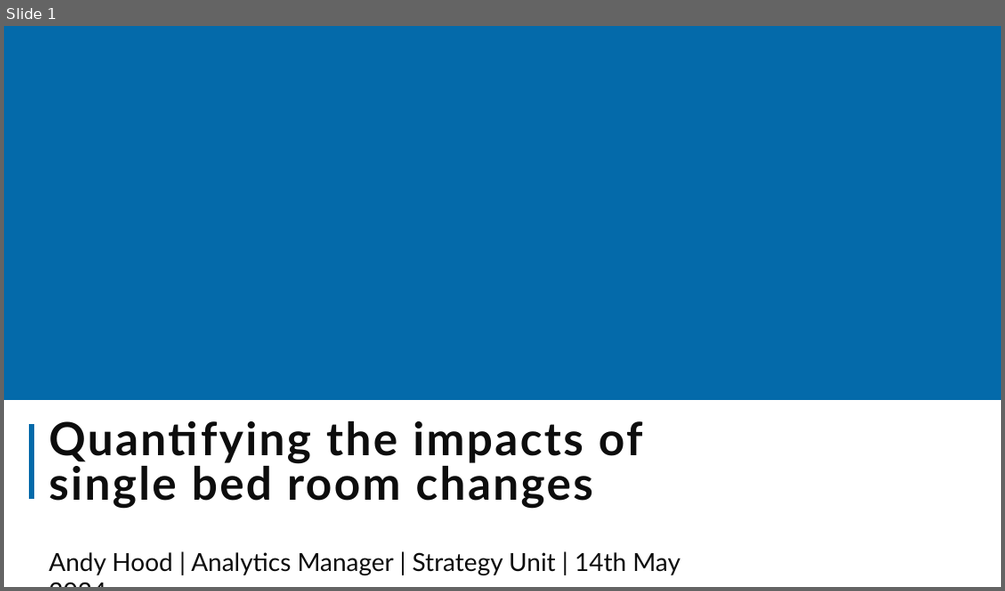
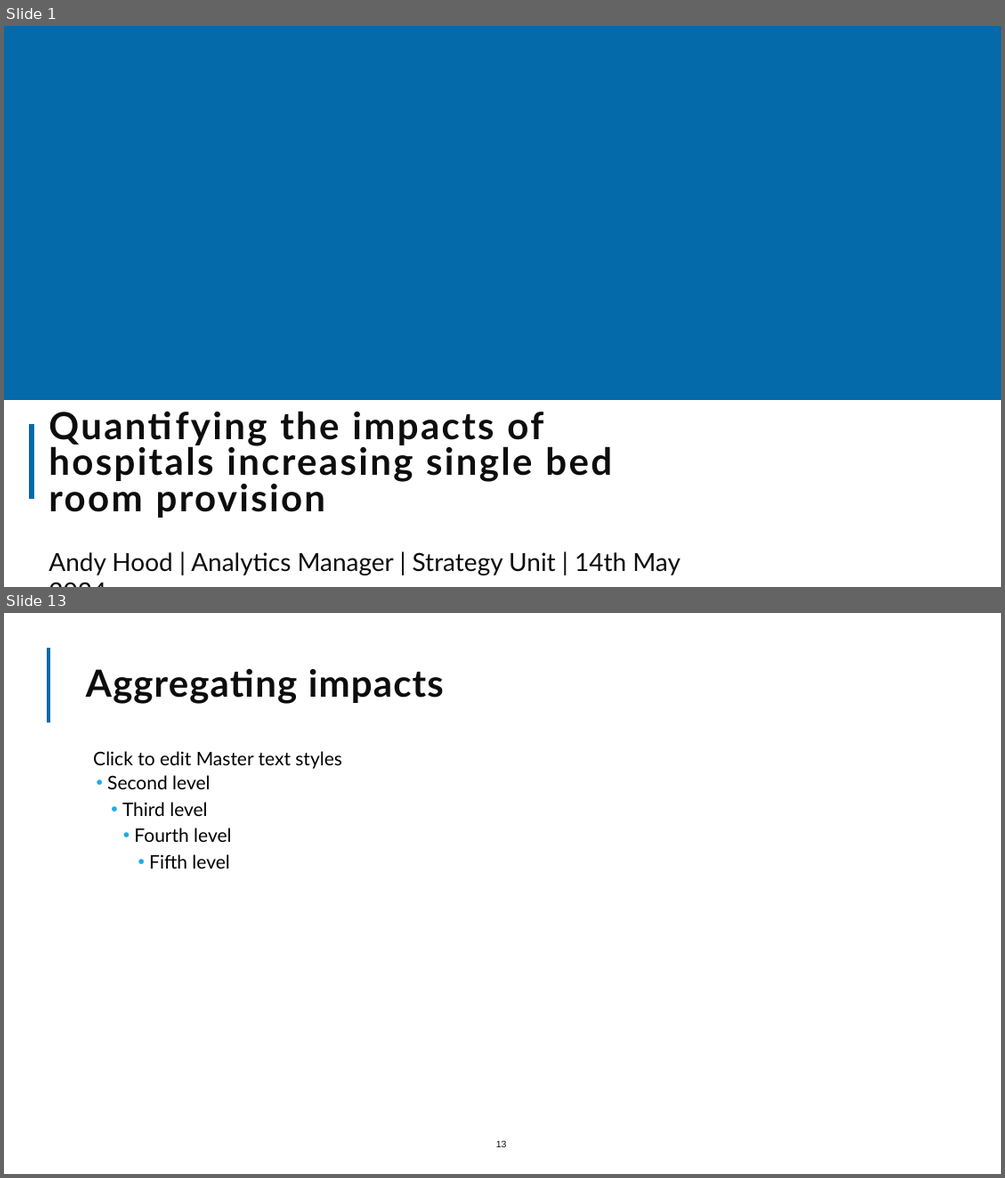
Before and after one commit to The-Strategy-Unit/nhp_sbr_impacts, a slide deck: NHP_SBR impacts_2024.pptx. Shown one above the other, each under a label of ours: slide 1 before the commit, slides 1 and 13 after it; the slides between them are not shown. The pictures are 1005x591 and 1005x1178 pixels, drawn with LibreOffice and Linux fonts; fonts in the diff are those of the drawing; background and template pictures are left out. Boxes give left, top, right and bottom in pixels: in the first picture for what was removed or moved away, otherwise in the second. Text is boxed around its words. In the diff, an @@ line names an element or a change of style, - is before the commit and + after.

```diff
--- a/NHP_SBR impacts_2024.pptx
+++ b/NHP_SBR impacts_2024.pptx
@@ slide 13 added at [4, 613, 1001, 1174], background picture (left out) @@
@@ rectangle added at [807, 633, 974, 755], fill #FFFFFF, outline #FFFFFF 1.25 pt @@
@@ line added from (48, 723) to (48, 648), #046AAA 3.5 pt @@
@@ title added at [86, 668, 444, 704], 36 pt, text #0D0D0D, bold @@
+Aggregating impacts
@@ text added at [93, 751, 342, 868], 18 pt, text #000000 @@
+  Click to edit Master text styles
+  • Second level
+    • Third level
+      • Fourth level
+        • Fifth level
@@ page number added at [496, 1140, 507, 1147], 9 pt, text #0D0D0D @@
+13
@@ slide 1 changed as well @@
@@ title at [48, 410, 612, 517]: text changed; size 44 to 36 pt @@
-Quantifying the impacts of single bed room changes
+Quantifying the impacts of hospitals increasing single bed room provision
```
Also in this commit, not shown: 12 other slides added, 1 slide removed, 2 other files.
